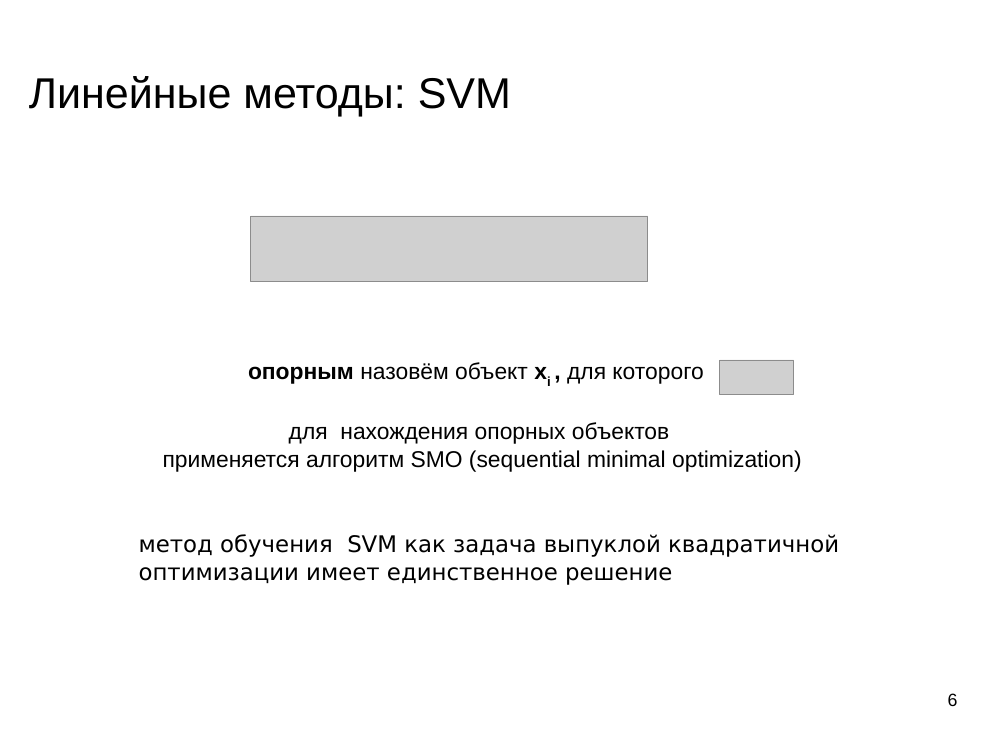
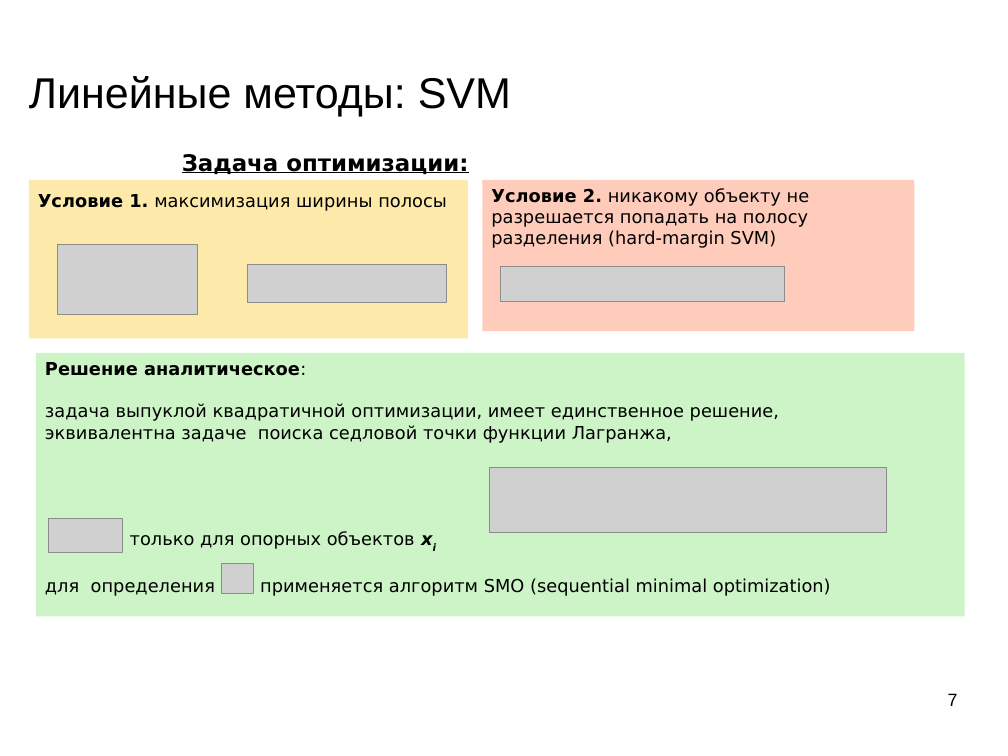
Before and after one commit to mechanoid5/ml_lectorium_legacy, a slide deck: slide 7 of 18-svm.odp (slide 6 before the commit). Drawn at 1008x756 pixels with LibreOffice and Linux fonts; fonts in the diff are those of the drawing; grey boxes stand for pictures; background and template pictures are left out. Boxes give left, top, right and bottom in pixels: in the first picture for what was removed or moved away, otherwise in the second. Text is boxed around its words. In the diff, an @@ line names an element or a change of style, - is before the commit and + after.

```diff
--- a/18-svm.odp
+++ b/18-svm.odp
@@ text added at <box>182,154,468,174</box>, 18 pt, text #000000, bold, underline @@
+Задача оптимизации:
@@ rectangle added at <box>28,180,467,338</box>, fill #FDE9A9, 14 pt, text #000000 @@
+Условие 1. максимизация ширины полосы
@@ rectangle added at <box>483,180,915,331</box>, fill #FFCCBC, 14 pt, text #000000 @@
+Условие 2. никакому объекту не разрешается попадать на полосу разделения (hard-margin SVM)
@@ picture added at <box>58,245,198,315</box> @@
@@ picture: place and size @@
-picture at <box>251,216,648,282</box>
+picture at <box>248,264,446,303</box>
@@ picture added at <box>500,266,785,301</box> @@
@@ rectangle added at <box>36,353,965,617</box>, fill #CCF4C6, 14 pt, text #000000 @@
+Решение аналитическое:
+задача выпуклой квадратичной оптимизации, имеет единственное решение,
+эквивалентна задаче поиска седловой точки функции Лагранжа,
+только для опорных объектов xi
+для определения применяется алгоритм SMO (sequential minimal optimization)
@@ text removed at <box>163,362,802,472</box> @@
-опорным назовём объект xi , для которого
-для нахождения опорных объектов
-применяется алгоритм SMO (sequential minimal optimization)
@@ picture: place and size @@
-picture at <box>720,360,794,394</box>
+picture at <box>489,467,886,533</box>
@@ picture added at <box>48,519,123,552</box> @@
@@ text removed at <box>139,534,839,585</box> @@
-метод обучения SVM как задача выпуклой квадратичной оптимизации имеет единственное решение
@@ picture added at <box>221,563,253,594</box> @@
@@ page number at <box>948,693,958,706</box>: text changed @@
-6
+7
```
Also in this commit, not shown: 4 other slides changed, 4 slides added, 4 slides removed, 3 other files.
